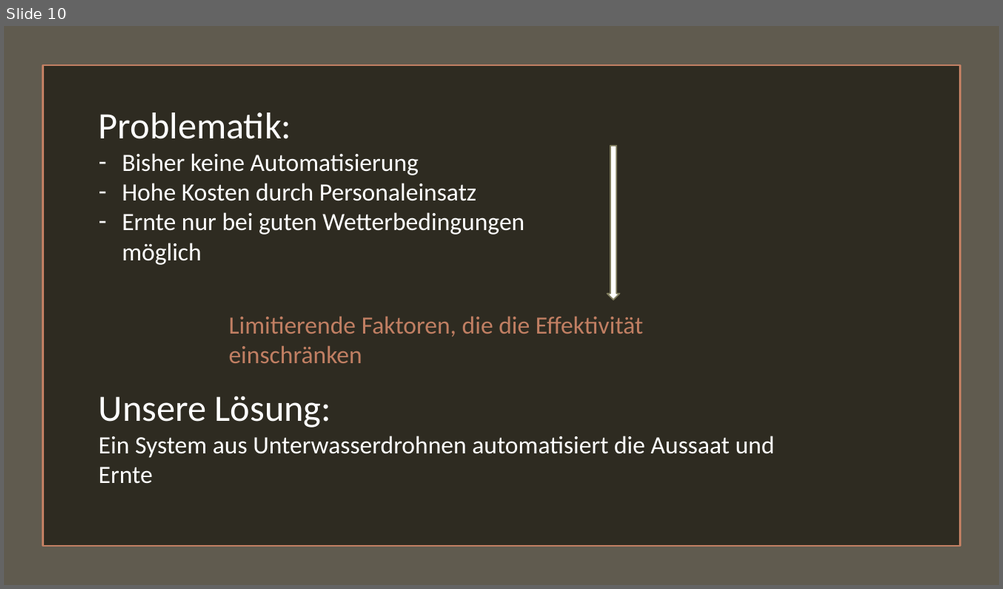
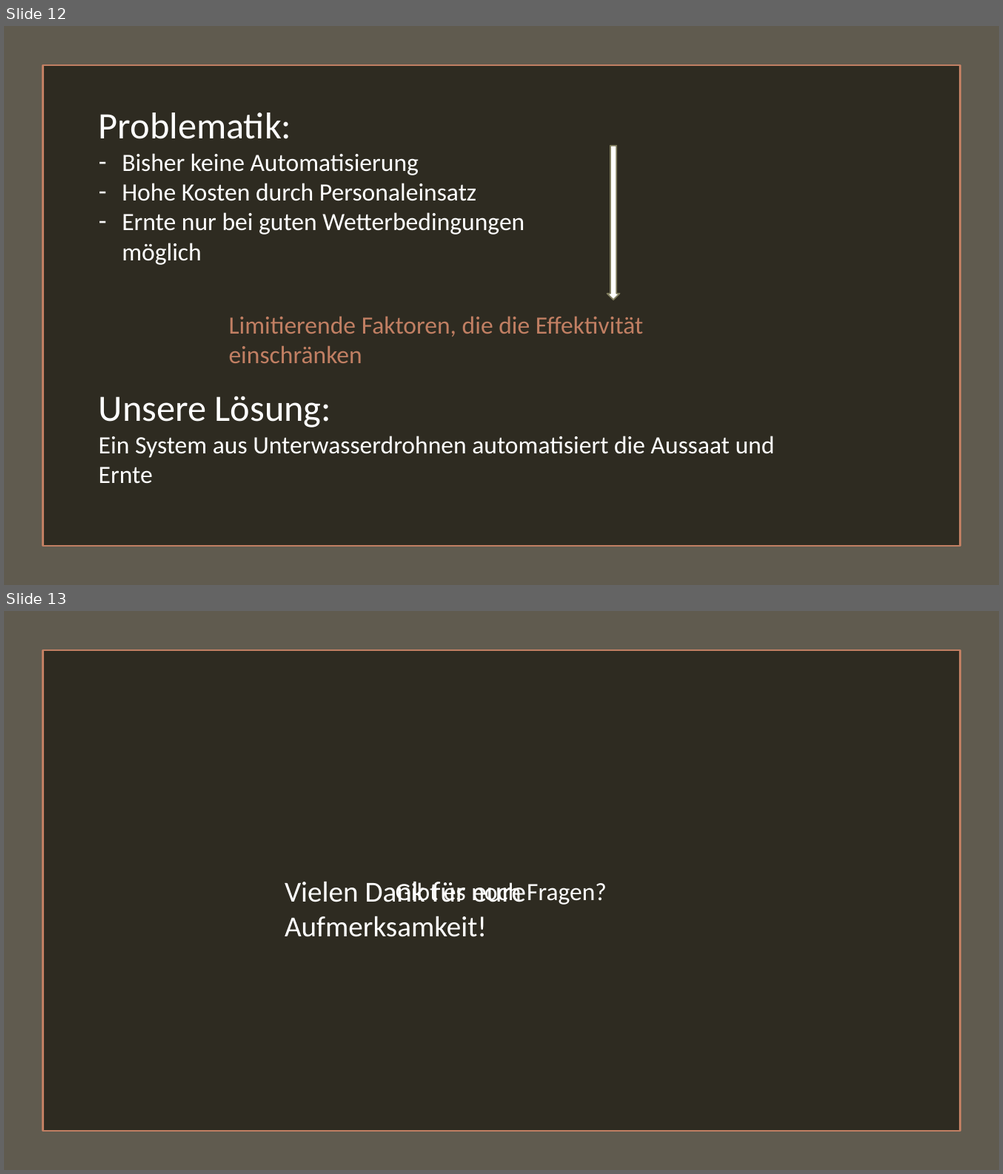
Before and after one commit to plastikpamaro/MKon, a slide deck: Meilenstein1/Firmenpräsentation.pptx. Shown one above the other, each under a label of ours: slide 10 before the commit, slides 12 and 13 after it. The pictures are 1003x589 and 1003x1174 pixels, drawn with LibreOffice and Linux fonts; fonts in the diff are those of the drawing. Boxes give left, top, right and bottom in pixels: in the first picture for what was removed or moved away, otherwise in the second. Text is boxed around its words. In the diff, an @@ line names an element or a change of style, - is before the commit and + after.

```diff
--- a/Meilenstein1/Firmenpräsentation.pptx
+++ b/Meilenstein1/Firmenpräsentation.pptx
@@ slide 13 added at (4,611,999,1170), background #4960A6 @@
@@ rectangle added at (4,611,999,1170), fill #605B4F @@
@@ rectangle added at (42,650,960,1132), fill #2E2B21, outline #C17F63 1.75 pt @@
@@ text added at (284,881,526,937), 28 pt, text #FFFFFF @@
+Vielen Dank für eure Aufmerksamkeit!
@@ text added at (395,881,606,905), 24 pt, text #FFFFFF @@
+Gibt es noch Fragen?
@@ what was slide 10 is now slide 12 @@
```
Also in this commit, not shown: 3 slides changed, 2 other slides added, 1 other file.
